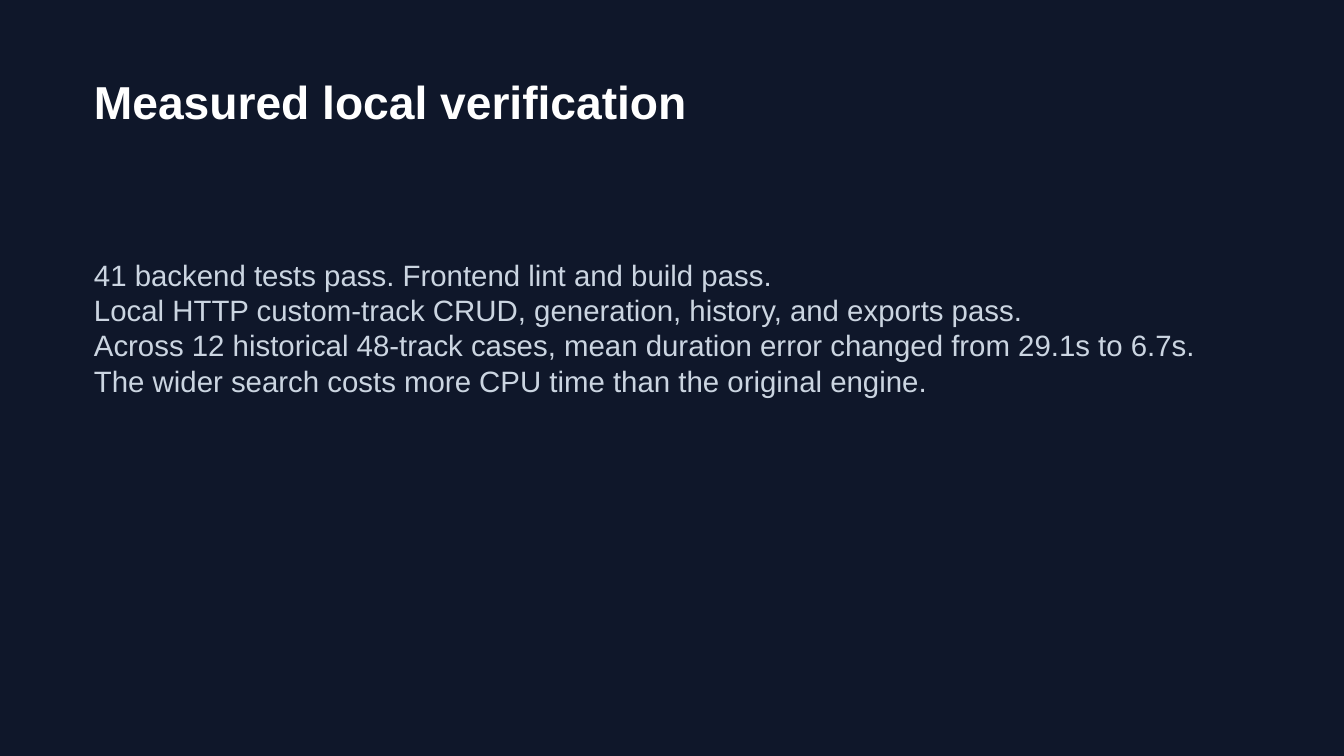
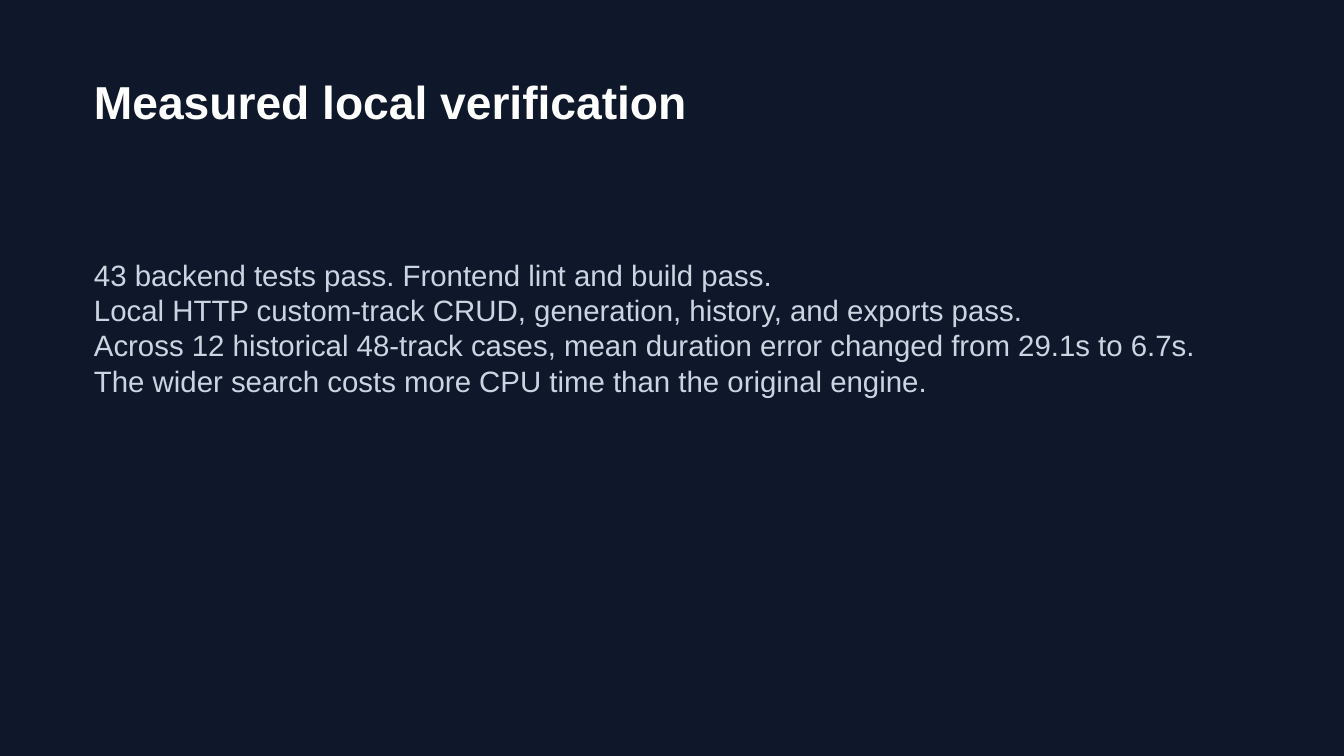
Before and after one commit to DipB3/Audio-Architecture-Playlist-Structuring-API, a slide deck: slide 7 of deliverables/Audio_Architecture_Presentation_Final.pptx. Drawn at 1344x756 pixels with LibreOffice and Linux fonts; fonts in the diff are those of the drawing. Boxes give left, top, right and bottom in pixels: in the first picture for what was removed or moved away, otherwise in the second. Text is boxed around its words. In the diff, an @@ line names an element or a change of style, - is before the commit and + after.

```diff
--- a/deliverables/Audio_Architecture_Presentation_Final.pptx
+++ b/deliverables/Audio_Architecture_Presentation_Final.pptx
@@ text at (94,264,771,292): text changed @@
-41 backend tests pass. Frontend lint and build pass.
+43 backend tests pass. Frontend lint and build pass.
```
Also in this commit, not shown: 3 other slides changed, 11 other files.
